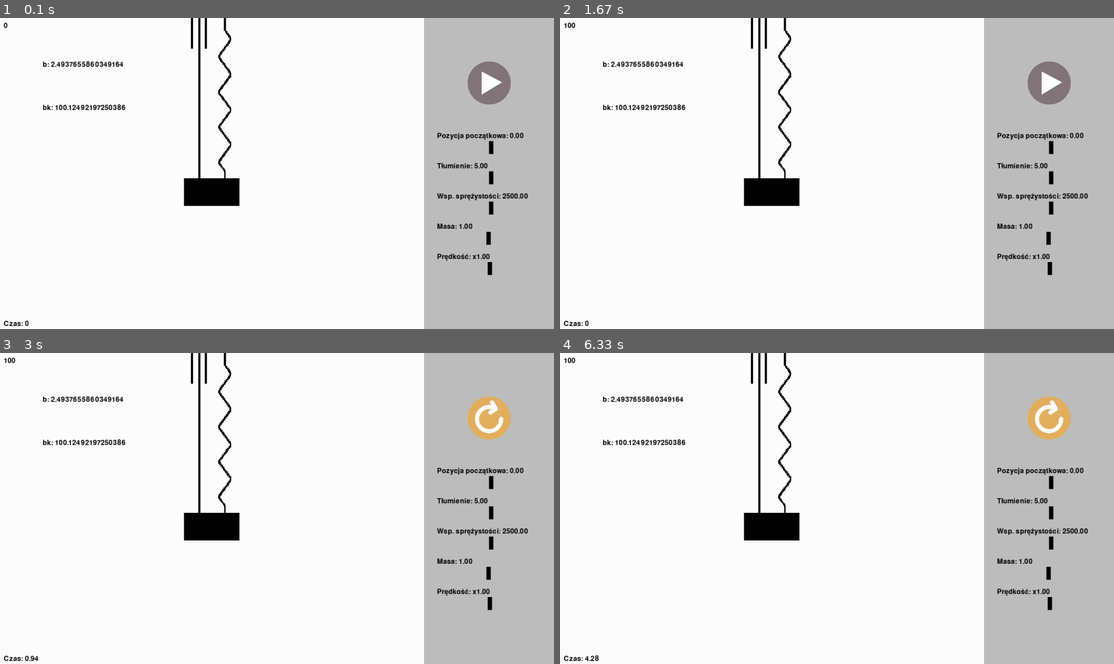
Above: before the commit, frames 1-4 (two rows, left to right).
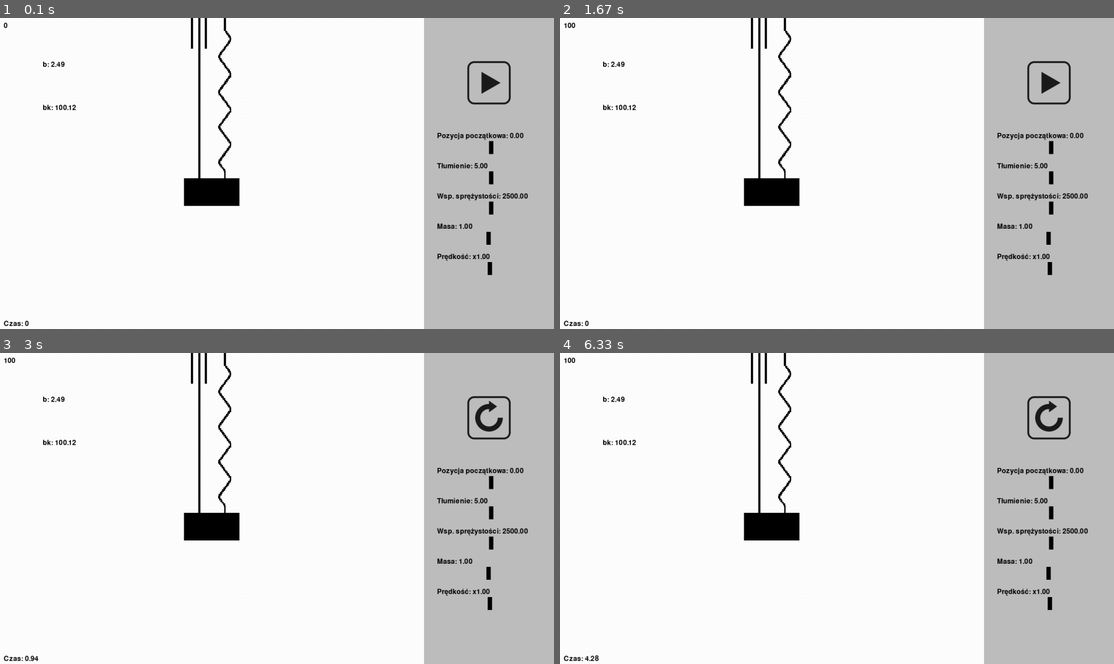
Above: after the commit, the same moments.

Repository: KamilGrundas/Damping_Simulator
Game: pygame game, started from code/main.py
Two runs of this game, one before a commit and one after it. Both use one fixed random seed, a clock stepped at 60 frames per second and the inputs below.
Inputs (mouse positions are in pixels of both pictures, inside the frame that each line leads up to):
- Up to frame 1 (0.1 s): no input
- Up to frame 2 (1.67 s): click (1047, 83) at 0.38 s; click (1047, 83) at 0.72 s
- Up to frame 3 (3 s): click (487, 418) at 2.05 s
- Up to frame 4 (6.33 s): click (981, 480) at 3.88 s; click (665, 402) at 5.22 s

The runs differ from the first frame. In frame 1, 1.2% of the frame differs, in the area x 11-93%, y 13-30%; in frame 2, 1.2%; in frame 3, 1.3%; in frame 4, 1.3%.

Commit message:
Updated buttons images and fixed physics

Diff:
--- a/code/level.py
+++ b/code/level.py
@@ -118,12 +118,12 @@
 
     def text_blit(self, fps):
         parameters = self.font.render(
-            f"b: {damped_vibrations_max(self.elasticity_level_slider.k, self.mass_slider.k, self.suppression_level_slider.k)[0]}",
+            f"b: {round(damped_vibrations_max(self.elasticity_level_slider.k, self.mass_slider.k, self.suppression_level_slider.k)[0],2)}",
             True,
             ("black"),
         )
         parameters2 = self.font.render(
-            f"bk: {damped_vibrations_max(self.elasticity_level_slider.k, self.mass_slider.k, self.suppression_level_slider.k)[1]}",
+            f"bk: {round(damped_vibrations_max(self.elasticity_level_slider.k, self.mass_slider.k, self.suppression_level_slider.k)[1],2)}",
             True,
             ("black"),
         )
--- a/code/vibrations.py
+++ b/code/vibrations.py
@@ -11,7 +11,11 @@
         w = math.sqrt((w_0**2) - (b / (2 * m)) ** 2)
     except:
         w = 0
-    y = start_y * math.exp((-b / (2 * m)) * t) * math.cos(w * t)
+    if w_0 == 0:
+        y = start_y
+    else:
+        y = start_y * math.exp((-b / (2 * m)) * t) * math.cos(w * t)
+
     return y
 
 
Binary file added: graphics/archive/pause_button.png
Binary file added: graphics/archive/play_button.png
Binary file added: graphics/archive/replay_button.png
Binary file changed: graphics/buttons/pause_button.png
Binary file changed: graphics/buttons/play_button.png
Binary file changed: graphics/buttons/replay_button.png
